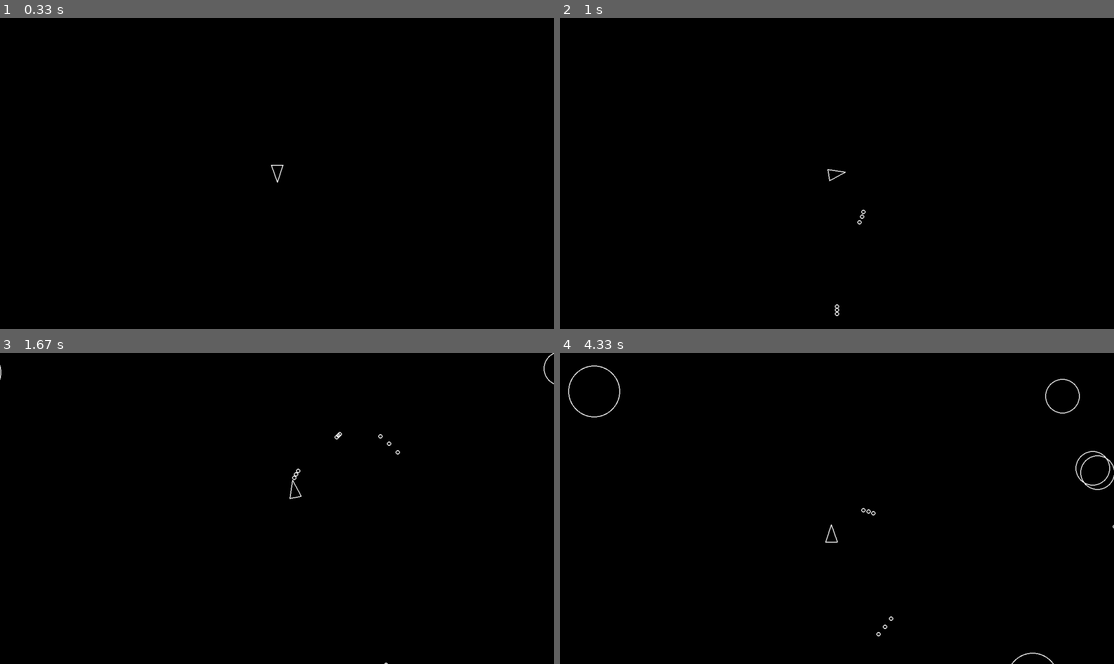
Above: before the commit, frames 1-4 (two rows, left to right).
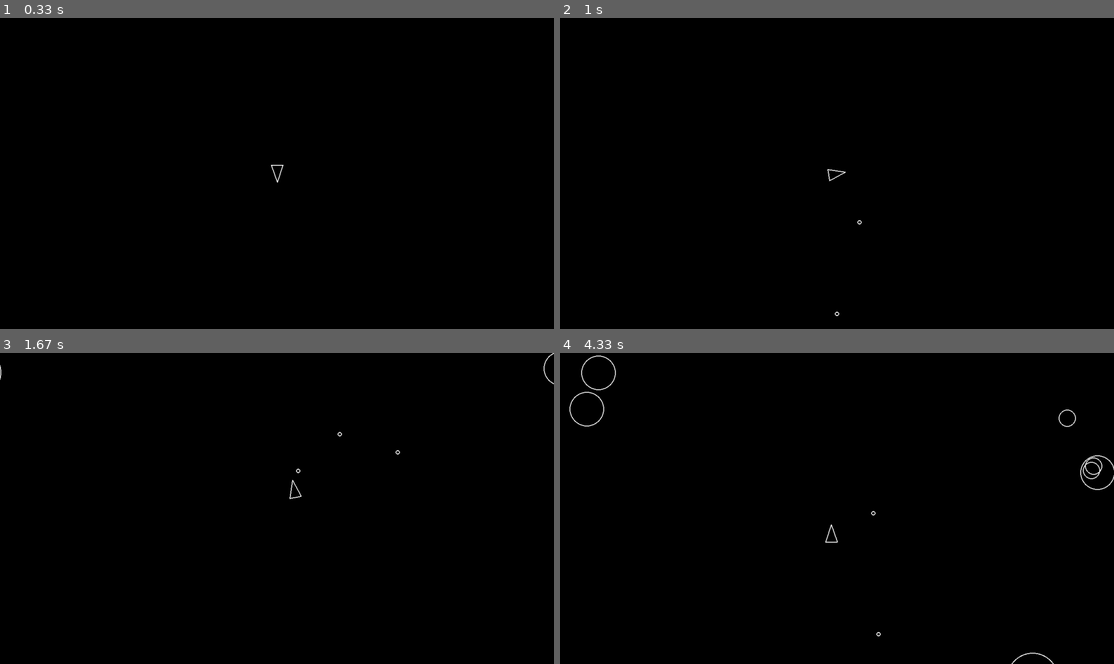
Above: after the commit, the same moments.

Repository: pemarventura/pygame.bootdev
Game: pygame game, started from main.py
Same seed, same stepped clock (60 frames per second), same inputs: the game is played once before the commit and once after it.
Inputs:
- Up to frame 1 (0.33 s): no input
- Up to frame 2 (1 s): tap Space at 0.33, 0.73 s; hold D from 0.67 s (still down)
- Up to frame 3 (1.67 s): tap Space at 1.03, 1.23, 1.57 s; release D at 1.13 s; hold W 1.17-1.47 s; hold D from 1.5 s (still down)
- Up to frame 4 (4.33 s): tap Space at 1.87, 2.07, 2.37, 2.63, 2.97, 3.27, 3.4, 3.8, 4.1 s; release D at 1.97 s; hold A 2-2.53 s; hold S 2.57-2.87 s; hold A 2.9-3.3 s; hold W 3.33-3.7 s; hold D from 3.73 s (still down)

Frame 1 is identical in both runs. In frame 2, less than 0.1% of the frame differs, in the area x 49-56%, y 61-95%; in frame 3, less than 0.1%; in frame 4, 0.6%, in the area x 1-100%, y 0-89%.

Commit message:
standard implementation done

Diff:
--- a/asteroid.py
+++ b/asteroid.py
@@ -1,5 +1,7 @@
 import circleshape
 import pygame
+import constants
+import random
 
 class Asteroid(circleshape.CircleShape):
     def __init__(self, x, y, radius):
@@ -10,3 +12,23 @@
 
     def update(self, dt):
         self.position += (self.velocity * dt)
+
+    def split(self):
+        if self.radius <= constants.ASTEROID_MIN_RADIUS:
+            self.kill()
+            return
+
+        random_angle = random.uniform(20,50)
+
+        new_radius = self.radius - constants.ASTEROID_MIN_RADIUS
+
+        vector_one = self.velocity.rotate(random_angle)
+
+        vector_two = self.velocity.rotate(-(random_angle))
+
+        asteroid1 = Asteroid(self.position.x, self.position.y, new_radius)
+        asteroid1.velocity = vector_one * 1.2
+        asteroid2 = Asteroid(self.position.x, self.position.y, new_radius)
+        asteroid2.velocity = vector_two * 1.2
+
+        self.kill()
--- a/constants.py
+++ b/constants.py
@@ -12,3 +12,4 @@
 
 SHOT_RADIUS = 5
 PLAYER_SHOT_SPEED = 500
+PLAYER_SHOOT_COOLDOWN = 0.1
--- a/main.py
+++ b/main.py
@@ -47,6 +47,10 @@
             if ast.checkCollision(playerRender):
                 print("Game over!")
                 pygame.quit()
+            for sht in shotable:
+                if sht.checkCollision(ast):
+                    ast.split()
+                    sht.kill()
 
         screen.fill((0, 0, 0))
         for drw in drawable:
--- a/player.py
+++ b/player.py
@@ -8,6 +8,8 @@
         circleshape.CircleShape.__init__(self, x, y, constants.PLAYER_RADIUS)
 
     rotation = 0
+
+    timer = 0
 
     def triangle(self):
         forward = pygame.Vector2(0, 1).rotate(self.rotation)
@@ -24,6 +26,7 @@
         self.rotation += constants.PLAYER_ROTATION_SPEED * dt
 
     def update(self, dt):
+        self.timer -= dt
         keys = pygame.key.get_pressed()
 
         if keys[pygame.K_a]:
@@ -42,5 +45,7 @@
         self.position += forward * constants.PLAYER_SPEED * dt
 
     def shoot(self, dt):
-        shotR = shot.Shot(self.position.x, self.position.y, constants.SHOT_RADIUS)
-        shotR.velocity = pygame.Vector2(0,1).rotate(self.rotation) * constants.PLAYER_SHOT_SPEED
+        if self.timer <= 0:
+            shotR = shot.Shot(self.position.x, self.position.y, constants.SHOT_RADIUS)
+            shotR.velocity = pygame.Vector2(0,1).rotate(self.rotation) * constants.PLAYER_SHOT_SPEED
+        self.timer = constants.PLAYER_SHOOT_COOLDOWN
--- a/shot.py
+++ b/shot.py
@@ -10,4 +10,5 @@
         pygame.draw.circle(screen, "white", self.position, self.radius, 2)
 
     def update(self, dt):
+
         self.position += (self.velocity * dt)
